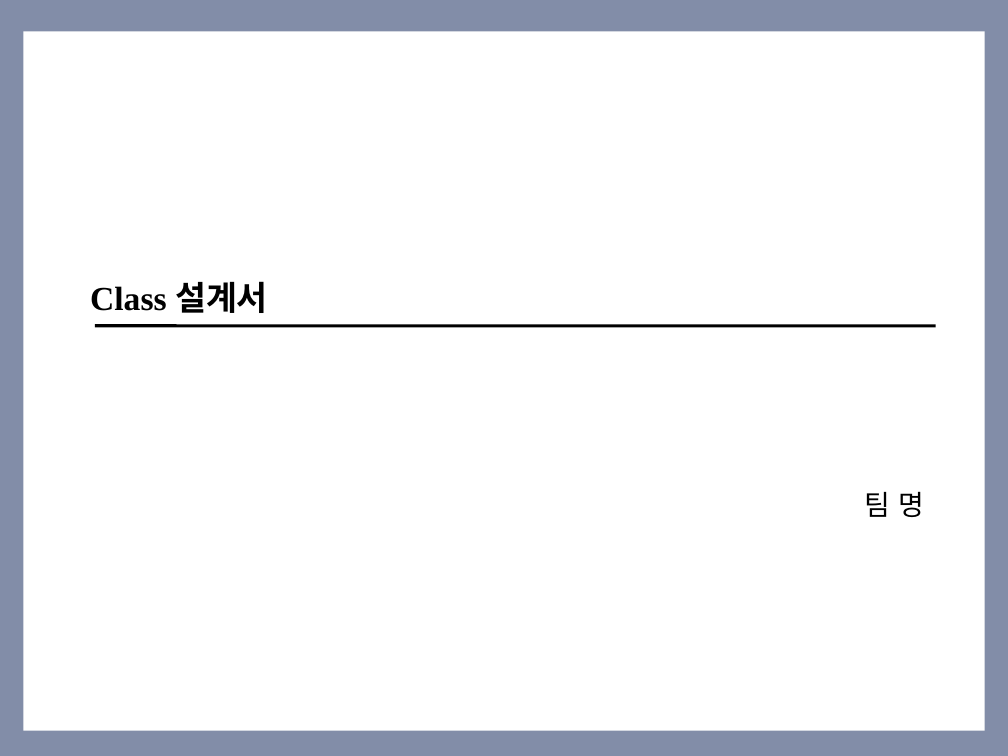
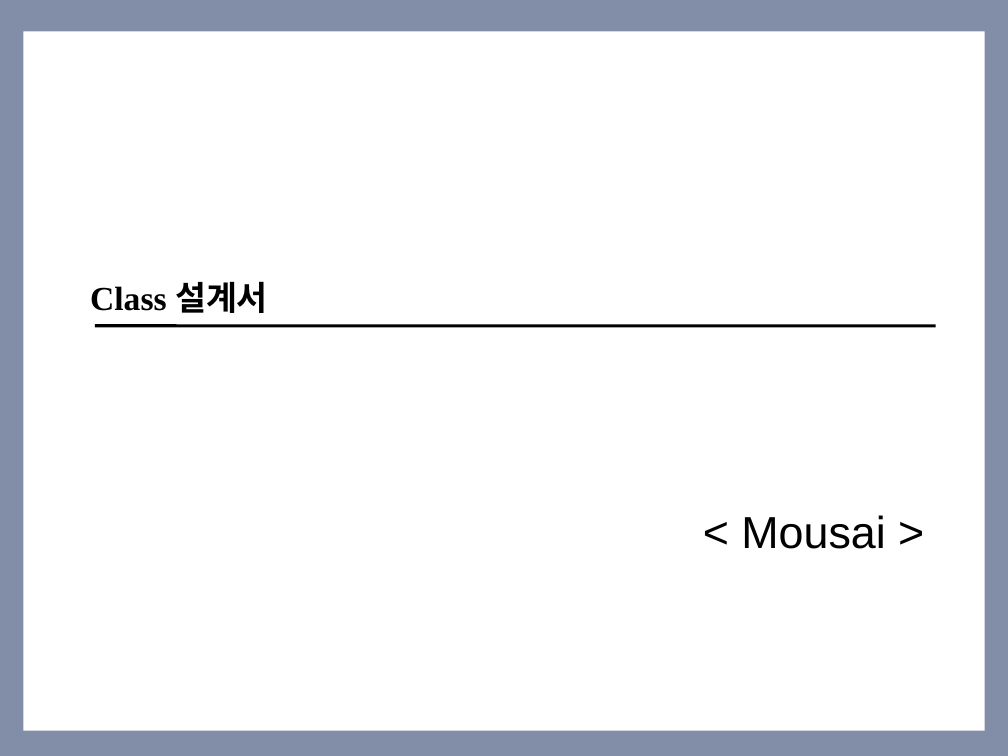
Before and after one commit to SE-admin/SE2017_2_mousai, a slide deck: slide 1 of doc/3_ 설계서/Class Design.pptx. Drawn at 1008x756 pixels with LibreOffice and Linux fonts; fonts in the diff are those of the drawing. Boxes give left, top, right and bottom in pixels: in the first picture for what was removed or moved away, otherwise in the second. Text is boxed around its words. In the diff, an @@ line names an element or a change of style, - is before the commit and + after.

Commit message:
Class Design 20170524_01_한성필

```diff
--- a/doc/3_ 설계서/Class Design.pptx
+++ b/doc/3_ 설계서/Class Design.pptx
@@ text at [741,515,885,549]: text changed; size 20 to 32 pt @@
-팀 명
+< Mousai >
```
Also in this commit, not shown: 1 other slide changed, 4 slides added, 1 slide removed.
